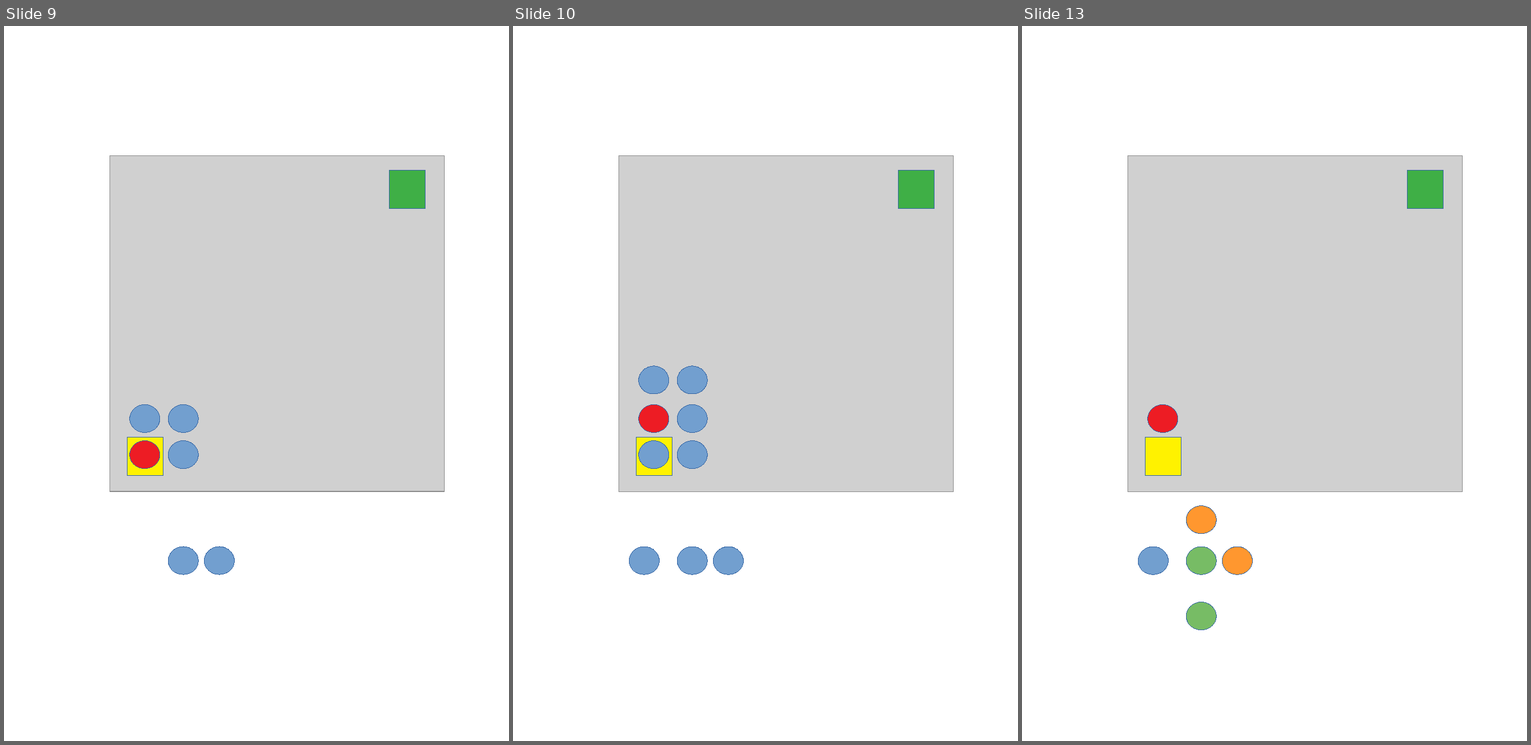
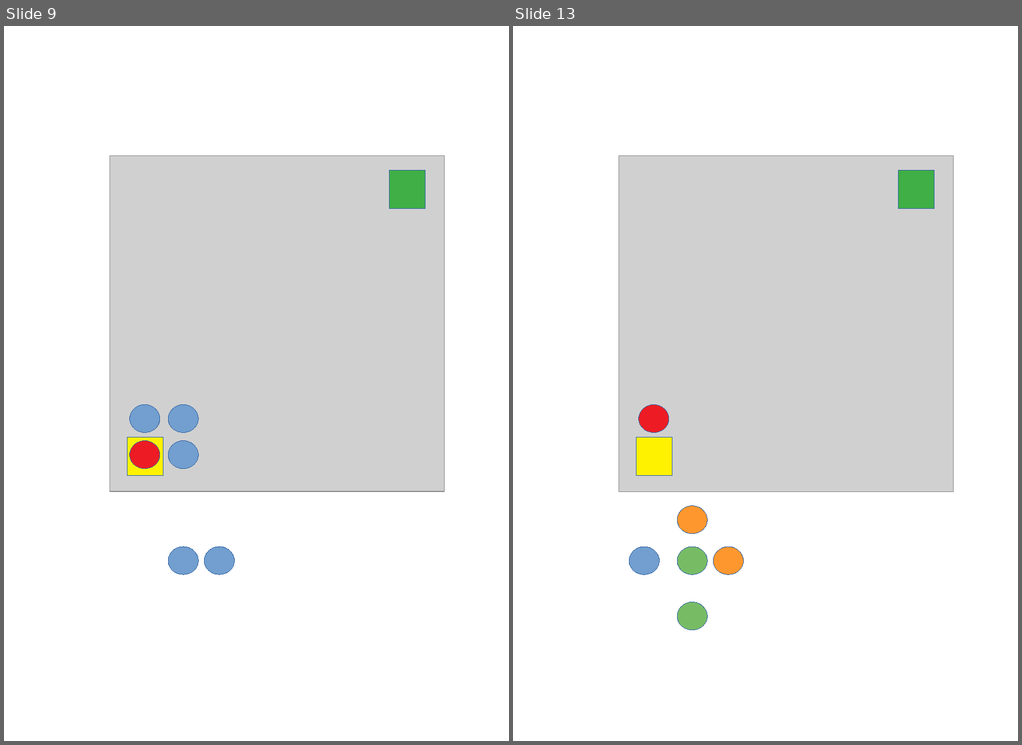
Before and after one commit to fabhrius/La-Cosa, a slide deck: capitulos/9 - Redundancia/cap3 - Redundancia.odp. Shown side by side, each under a label of ours: slides 9, 10 and 13 before the commit, slides 9 and 13 after it; the slides between them are not shown. The pictures are 1531x745 and 1022x745 pixels, drawn with LibreOffice and Linux fonts; fonts in the diff are those of the drawing; grey boxes stand for pictures. Boxes give left, top, right and bottom in pixels: in the first picture for what was removed or moved away, otherwise in the second. Text is boxed around its words. In the diff, an @@ line names an element or a change of style, - is before the commit and + after.

```diff
--- a/capitulos/9 - Redundancia/cap3 - Redundancia.odp
+++ b/capitulos/9 - Redundancia/cap3 - Redundancia.odp
@@ slide 10 removed at <box>513,26,1018,741</box>, background #FFFFFF @@
@@ picture removed at <box>619,155,953,491</box> @@
@@ rectangle removed at <box>899,170,935,209</box> @@
@@ ellipse removed at <box>639,366,669,394</box> @@
@@ ellipse removed at <box>677,366,707,394</box> @@
@@ ellipse removed at <box>639,404,669,432</box> @@
@@ ellipse removed at <box>677,404,707,432</box> @@
@@ rectangle removed at <box>637,437,673,475</box> @@
@@ ellipse removed at <box>639,440,669,469</box> @@
@@ ellipse removed at <box>677,440,707,469</box> @@
@@ ellipse removed at <box>629,546,659,574</box> @@
@@ ellipse removed at <box>677,546,707,574</box> @@
@@ ellipse removed at <box>713,546,743,574</box> @@
```
Also in this commit, not shown: 1 slide changed, 3 slides added, 1 other slide removed, 1 other file.
